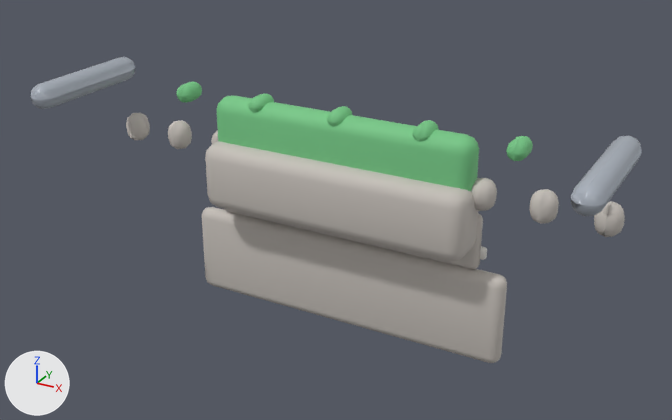
Renders of the glTF model unity/Assets/Art/EarlyGame/garage-kit/garage-lot-curb.glb from each side of a commit.
Both versions are drawn from a 50 mm camera at (0.64, -0.975, 0.79) aimed at (0.025, 0.143, 0.231). The axes (+X, +Y, +Z) are drawn at lower left. The lights are the same throughout. The picture after the commit comes second. Where no turn or scale is listed for an object, it has been applied to the vertices.

In view in the first picture: 'Asphalt.001', 'Curb.001', 'CurbBlock0.001', 'CurbBlock1.001', 'CurbBlock7.001', 'CurbBlock8.001', 'CurbBlock9.001', 'Grass.001', 'Gutter.001', 'PaintLine.001', 'PostL.001', 'PostR.001', 'Tuft0.001', 'Tuft1.001', 'Tuft2.001', 'Tuft3.001', 'Tuft4.001' and 1 more.
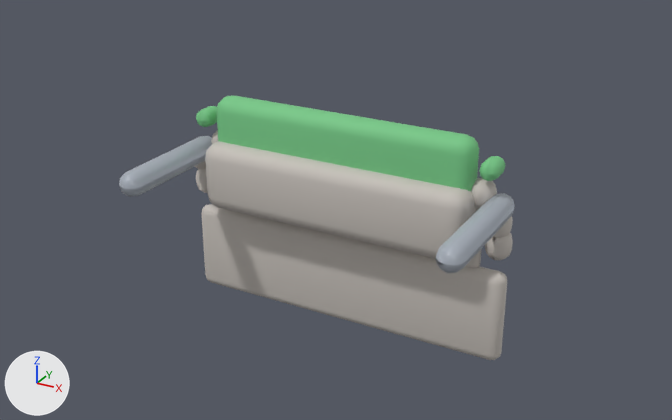
Where the change shows, as pixel boxes (x1, y1, x2, y2) in the pictures (672 x 420 px):
'Asphalt.001', moved: before (202, 207, 507, 363); after (201, 204, 507, 360)
'PostR.001', moved: before (571, 136, 642, 216); after (435, 193, 515, 273)
'PostL.001', moved: before (31, 57, 136, 109); after (119, 136, 212, 197)
'CurbBlock9.001', moved: before (594, 201, 625, 237); after (485, 233, 513, 260)
'CurbBlock8.001', moved: before (529, 189, 559, 224); after (493, 216, 513, 238)
'Tuft4.001', moved: before (506, 136, 533, 161); after (479, 156, 506, 181)
'Tuft0.001', moved: before (176, 82, 202, 102); after (196, 106, 217, 127)
'CurbBlock0.001', moved: before (126, 113, 150, 140); after (196, 169, 207, 193)
'CurbBlock1.001', moved (mostly hidden afterwards): before (168, 120, 192, 149); after (195, 161, 206, 169)
'Tuft3.001', moved (not visible afterwards): before (412, 120, 439, 142)
'Tuft2.001', moved (not visible afterwards): before (327, 106, 353, 127)
'Tuft1.001', moved (not visible afterwards): before (248, 94, 274, 113)
'PaintLine.001', moved (not visible afterwards): before (480, 246, 487, 260)

Edits to the bpy script that builds the scene:
```text
Change ob_postl_001:
    ob_postl_001.location: (0.0, 0.112, 0.155) -> (0.162, 0.112, 0.041)
Change ob_postr_001:
    ob_postr_001.location: (0.0, 0.112, 0.155) -> (-0.162, 0.112, 0.041)
Change ob_asphalt_001:
    ob_asphalt_001.location: (0.0, 0.24, 0.155) -> (0.0, 0.24, 0.16)
Change ob_paintline_001:
    ob_paintline_001.location: (0.0, 0.31, 0.155) -> (0.0, 0.31, 0.048)
Change ob_curbblock0_001:
    ob_curbblock0_001.location: (0.0, 0.205, 0.155) -> (0.143, 0.205, 0.085)
Change ob_curbblock1_001:
    ob_curbblock1_001.location: (0.0, 0.205, 0.155) -> (0.046, 0.205, 0.126)
Change ob_curbblock8_001:
    ob_curbblock8_001.location: (0.0, 0.205, 0.155) -> (-0.064, 0.205, 0.116)
Change ob_curbblock9_001:
    ob_curbblock9_001.location: (0.0, 0.205, 0.155) -> (-0.151, 0.205, 0.083)
Change ob_tuft0_001:
    ob_tuft0_001.location: (0.0, 0.24, 0.155) -> (0.037, 0.24, 0.119)
Change ob_tuft1_001:
    ob_tuft1_001.location: (0.0, 0.24, 0.155) -> (0.019, 0.24, 0.118)
Change ob_tuft2_001:
    ob_tuft2_001.location: (0.0, 0.24, 0.155) -> (0.0, 0.24, 0.115)
Change ob_tuft3_001:
    ob_tuft3_001.location: (0.0, 0.24, 0.155) -> (-0.019, 0.24, 0.118)
Change ob_tuft4_001:
    ob_tuft4_001.location: (0.0, 0.24, 0.155) -> (-0.037, 0.24, 0.119)
```
